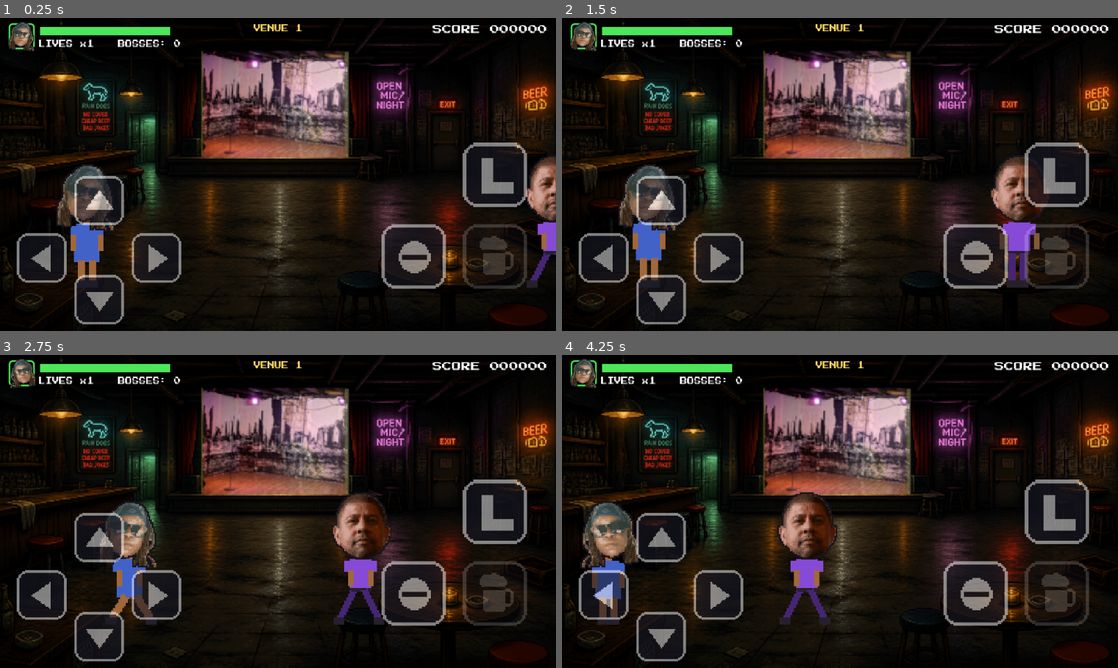
Above: before the commit, frames 1-4 (two rows, left to right).
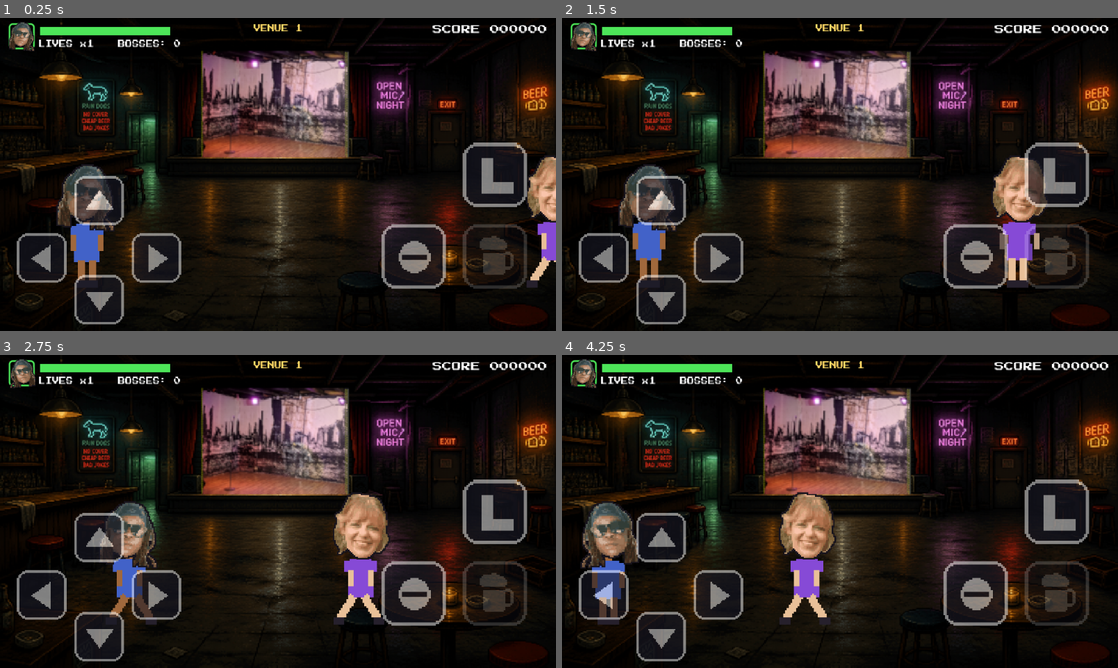
Above: after the commit, the same moments.

Repository: imehesz/tight-5-fight
Game: Godot game, scene res://scenes/venue.tscn
Two runs of this game, one before a commit and one after it. Both use one fixed random seed, a clock stepped at 60 frames per second and the inputs below. This scene is started directly instead of the project's main scene.
Inputs (mouse positions are in pixels of both pictures, inside the frame that each line leads up to):
- Up to frame 1 (0.25 s): no input
- Up to frame 2 (1.5 s): tap Enter at 0.5 s; move the mouse to (962, 158) at 0.52 s; hold D (move_right) 0.53-1.25 s; hold S (duck) 0.53-1.25 s; click (962, 158) at 0.67 s; drag from (728, 190) to (650, 265) at 1.27 s
- Up to frame 3 (2.75 s): move the mouse to (333, 442) at 2.02 s; hold D (move_right) from 2.03 s (still down); tap K (kick) at 2.1 s
- Up to frame 4 (4.25 s): release D (move_right) at 2.75 s; drag from (812, 574) to (673, 464) at 2.77 s; move the mouse to (1006, 558) at 3.52 s; hold A (move_left) from 3.53 s (still down); tap I (throw) at 3.6 s

The runs differ from the first frame. In frame 1, 1.0% of the frame differs, in the area x 94-100%, y 44-84%; in frame 2, 1.9%; in frame 3, 2.1%; in frame 4, 2.1%, in the area x 38-50%, y 43-84%.

Commit message:
Updated fighter logic, fixed head bug

Diff:
--- a/autoload/game_state.gd
+++ b/autoload/game_state.gd
@@ -6,6 +6,10 @@
 signal lives_changed(new_lives: int)
 signal bottles_changed(new_count: int)
 signal bosses_changed(new_count: int)
+## Combat juice: gameplay scenes listen and bump their camera/root by this
+## many pixels (see street.gd / venue.gd). Scenes own their cameras, so shake
+## is requested through the singleton rather than reaching into the scene.
+signal shake_requested(pixels: float)
 
 const SCENE_SPLASH := "res://scenes/splash.tscn"
 const SCENE_MAIN_MENU := "res://scenes/main_menu.tscn"
@@ -362,6 +366,35 @@
 	get_tree().call_deferred("change_scene_to_file", path)
 
 
+# ---------------------------------------------------------------- combat feel
+## Hitstop tuning: how long a normal hit freezes the game (real seconds) and
+## how far time slows during the freeze. Killing blows pass a longer duration
+## from the call site (see fighter.gd).
+const HITSTOP_TIME := 0.05
+const HITSTOP_SCALE := 0.05
+
+var _in_hitstop := false
+
+
+## Freeze the whole game briefly on a solid hit. Uses Engine.time_scale, so
+## physics, animations and tweens all pause together; the restore timer runs
+## on real time (ignore_time_scale) or it would never fire. The _in_hitstop
+## guard stops overlapping hits (two enemies hit at once) from stacking or
+## leaving time_scale broken.
+func hitstop(duration := HITSTOP_TIME, frozen_scale := HITSTOP_SCALE) -> void:
+	if _in_hitstop:
+		return
+	_in_hitstop = true
+	Engine.time_scale = frozen_scale
+	await get_tree().create_timer(duration, true, false, true).timeout
+	Engine.time_scale = 1.0
+	_in_hitstop = false
+
+
+func request_shake(pixels := 3.0) -> void:
+	shake_requested.emit(pixels)
+
+
 # ---------------------------------------------------------------- data access
 func selected_character_data() -> Dictionary:
 	if characters.is_empty():
--- a/games/tight5/characters.json
+++ b/games/tight5/characters.json
@@ -569,6 +569,22 @@
       "HeadSpritePath": "assets/heads/zack-malcomb.png",
       "BodyType": "M",
       "SkinColor": "#e9c098"
+    },
+    {
+      "CharacterName": "Mr. Anonymous",
+      "HeadScale": 1,
+      "HeadOffsetY": 0,
+      "HeadSpritePath": "assets/heads/mr-anonymous.png",
+      "BodyType": "M",
+      "SkinColor": "#e9c098"
+    },
+    {
+      "CharacterName": "Ms. Anonymous",
+      "HeadScale": 1,
+      "HeadOffsetY": 0,
+      "HeadSpritePath": "assets/heads/ms-anonymous.png",
+      "BodyType": "F",
+      "SkinColor": "#e9c098"
     }
   ]
 }
--- a/scenes/street.gd
+++ b/scenes/street.gd
@@ -58,6 +58,8 @@
 	add_child(hud)
 	hud.set_venue_text("THE STREET")
 	add_child(TouchControls.new())
+	# Auto-disconnected when this scene is freed; no manual cleanup needed.
+	GameState.shake_requested.connect(_on_shake)
 
 	var saved: Dictionary = GameState.street_state
 	if saved.has("doors"):
@@ -306,6 +308,17 @@
 			b.queue_free()
 
 
+## Screen shake: MUST tween camera.offset, never camera.position — _process
+## overwrites position with the camera-follow code every frame. If a second
+## shake arrives mid-shake the new tween simply wins; both end at ZERO.
+func _on_shake(px: float) -> void:
+	var tw := create_tween()
+	for i in 4:
+		tw.tween_property(camera, "offset",
+				Vector2(randf_range(-px, px), randf_range(-px, px)), 0.04)
+	tw.tween_property(camera, "offset", Vector2.ZERO, 0.04)
+
+
 # ---------------------------------------------------------------- events
 func _on_player_interact() -> void:
 	if _busy or not is_instance_valid(player):
--- a/scenes/venue.gd
+++ b/scenes/venue.gd
@@ -41,6 +41,8 @@
 	var banner := "VENUE %d" % _level
 	hud.set_venue_text(banner + ("  !! BOSS !!" if _boss_stage else ""))
 	add_child(TouchControls.new())
+	# Auto-disconnected when this scene is freed; no manual cleanup needed.
+	GameState.shake_requested.connect(_on_shake)
 	_spawn_player()
 
 	if _boss_stage:
@@ -147,6 +149,17 @@
 	add_child(e)
 	_alive += 1
 	_spawned += 1
+
+
+## Screen shake: no Camera2D in the venue (static room), so bump the scene
+## root instead. The HUD and touch controls are CanvasLayers and correctly
+## stay still. A second shake mid-shake just wins; both end at ZERO.
+func _on_shake(px: float) -> void:
+	var tw := create_tween()
+	for i in 4:
+		tw.tween_property(self, "position",
+				Vector2(randf_range(-px, px), randf_range(-px, px)), 0.04)
+	tw.tween_property(self, "position", Vector2.ZERO, 0.04)
 
 
 # ---------------------------------------------------------------- outcomes
--- a/scripts/enemy.gd
+++ b/scripts/enemy.gd
@@ -21,6 +21,12 @@
 var attack_range := 42.0
 
 const BAR_W := 26.0
+
+## KO launch: how far back and how high a defeated heckler flies (px),
+## plus the tumble angle while airborne.
+const LAUNCH_DIST := 90.0
+const LAUNCH_RISE := 46.0
+const LAUNCH_TILT := 85.0
 
 var _cooldown_left := 1.0
 var _wander_dir := 0.0
@@ -135,7 +141,21 @@
 	FloatingText.spawn(get_parent(), global_position + Vector2(0, -90),
 			"+%d" % score_value, Color(0.6, 1.0, 0.6))
 	super()
-	var tw := create_tween()
-	tw.tween_interval(1.0)
-	tw.tween_property(self, "modulate:a", 0.0, 0.6)
-	tw.tween_callback(queue_free)
+	# KO launch: fly backward away from the killer, arc up then back down to
+	# the ground line this enemy stood on, tipping over while airborne. Safe to
+	# tween: _physics_process early-returns in DEAD, so nothing fights for
+	# control of position. The "defeated" animation keeps playing in flight.
+	var fly := create_tween()
+	fly.set_parallel(true)
+	fly.tween_property(self, "position:x", position.x + last_hit_dir * LAUNCH_DIST, 0.55) \
+			.set_trans(Tween.TRANS_QUAD).set_ease(Tween.EASE_OUT)
+	fly.tween_property(self, "rotation_degrees", last_hit_dir * LAUNCH_TILT, 0.4)
+	var arc := create_tween()
+	arc.tween_property(self, "position:y", position.y - LAUNCH_RISE, 0.22) \
+			.set_trans(Tween.TRANS_QUAD).set_ease(Tween.EASE_OUT)
+	arc.tween_property(self, "position:y", position.y, 0.33) \
+			.set_trans(Tween.TRANS_QUAD).set_ease(Tween.EASE_IN)
+	var fade := create_tween()
+	fade.tween_interval(1.0)
+	fade.tween_property(self, "modulate:a", 0.0, 0.6)
+	fade.tween_callback(queue_free)
--- a/scripts/fighter.gd
+++ b/scripts/fighter.gd
@@ -10,6 +10,13 @@
 
 const PUNCH_DAMAGE := 10.0
 const KICK_DAMAGE := 16.0
+## Combat juice tuning: longer hitstop on a killing blow, the white-blink
+## flash on any hit, and the shake sizes for "player hurt" vs "somebody KO'd".
+const KILL_HITSTOP := 0.09
+const FLASH_COLOR := Color(6.0, 6.0, 6.0)
+const FLASH_FADE := 0.12
+const SHAKE_PLAYER_HURT := 3.0
+const SHAKE_KO := 4.0
 const STAND_BOX := Rect2(-8, -44, 16, 44)
 const DUCK_BOX := Rect2(-8, -26, 16, 26)
 ## Whole-fighter scale (boxes scale with it) and extra bobblehead scale for
@@ -49,6 +56,11 @@
 var size_scale := 1.0
 var damage_scale := 1.0
 var facing := 1
+## Direction (+1/-1) the last hit should push this fighter — AWAY from the
+## attacker. Set first thing in take_hit(); needed because on a fatal hit the
+## knockback line is never reached (_die() returns first), yet the KO launch
+## in enemy.gd still needs the direction.
+var last_hit_dir := 1.0
 var state: FState = FState.IDLE
 var hurt_layer := 2   # collision layer bit value of our hurtbox
 var attack_mask := 4  # hurtbox layers our attacks connect with
@@ -221,17 +233,36 @@
 func take_hit(damage: float, from_x: float) -> void:
 	if state == FState.DEAD:
 		return
+	last_hit_dir = signf(global_position.x - from_x)
+	if last_hit_dir == 0.0:
+		last_hit_dir = float(-facing)
+	flash()
+	if health - damage <= 0.0:
+		GameState.hitstop(KILL_HITSTOP)
+	else:
+		GameState.hitstop()
 	health = maxf(health - damage, 0.0)
 	health_changed.emit(health, max_health)
 	if health <= 0.0:
 		_die()
 		return
+	if self is Player:
+		GameState.request_shake(SHAKE_PLAYER_HURT)
 	state = FState.HIT
 	_set_hurt_rect(STAND_BOX)
 	hitbox.set_deferred("monitoring", false)
-	velocity.x = signf(global_position.x - from_x) * 60.0
+	velocity.x = last_hit_dir * 60.0
 	_play("hit")
 	GameState.play_sfx("hurt")
+
+
+## Blink the whole fighter (body + head + wheelchair) white for a moment.
+## Modulating self covers all child sprites; values above 1.0 saturate the
+## bright pixels toward white, which is exactly the arcade "hit blink".
+func flash() -> void:
+	modulate = FLASH_COLOR
+	var tw := create_tween()
+	tw.tween_property(self, "modulate", Color.WHITE, FLASH_FADE)
 
 
 func _die() -> void:
@@ -239,6 +270,7 @@
 	velocity = Vector2.ZERO
 	hurtbox.set_deferred("collision_layer", 0)
 	hitbox.set_deferred("monitoring", false)
+	GameState.request_shake(SHAKE_KO)
 	_play("defeated")
 	GameState.play_sfx("defeat")
 	died.emit(self)
--- a/scripts/plane_flyby.gd
+++ b/scripts/plane_flyby.gd
@@ -20,7 +20,11 @@
 ## tow rope leaves the tail, and where the pilot sits. Rough for now — tune.
 const TOW_ANCHOR := Vector2(215, -80)
 const PILOT_POS := Vector2(-68, -75)
-const PILOT_SCALE := 0.45
+## Pilot heads render at this rig-space width regardless of source size —
+## head files range from 48px pixel art to 2176px photos, so a flat scale
+## made some pilots giants. Same normalization fighter.gd applies, including
+## the roster's HeadScale zoom (big-hair crops shrink the face).
+const PILOT_HEAD_PX := 90.0
 const BANNER_SEGMENTS := 12
 const BANNER_H := 26.0
 const BANNER_GAP := 10.0
@@ -119,12 +123,15 @@
 	var chars: Array = GameState.characters
 	if chars.is_empty():
 		return
-	var path := String(chars.pick_random().get("HeadSpritePath", ""))
+	var cfg: Dictionary = chars.pick_random()
+	var path := String(cfg.get("HeadSpritePath", ""))
 	if not ResourceLoader.exists(path):
 		return
 	_pilot = Sprite2D.new()
 	_pilot.texture = load(path)
-	_pilot.scale = Vector2(PILOT_SCALE, PILOT_SCALE)
+	var zoom := maxf(float(cfg.get("HeadScale", 1.0)), 0.1)
+	var s := zoom * PILOT_HEAD_PX / maxf(_pilot.texture.get_width(), 1.0)
+	_pilot.scale = Vector2(s, s)
 	_pilot.position = PILOT_POS
 	_rig.add_child(_pilot)  # after the plane sprite, so it rides fully on top
 
Binary file added: games/tight5/assets/heads/mr-anonymous.png
Binary file added: games/tight5/assets/heads/ms-anonymous.png
